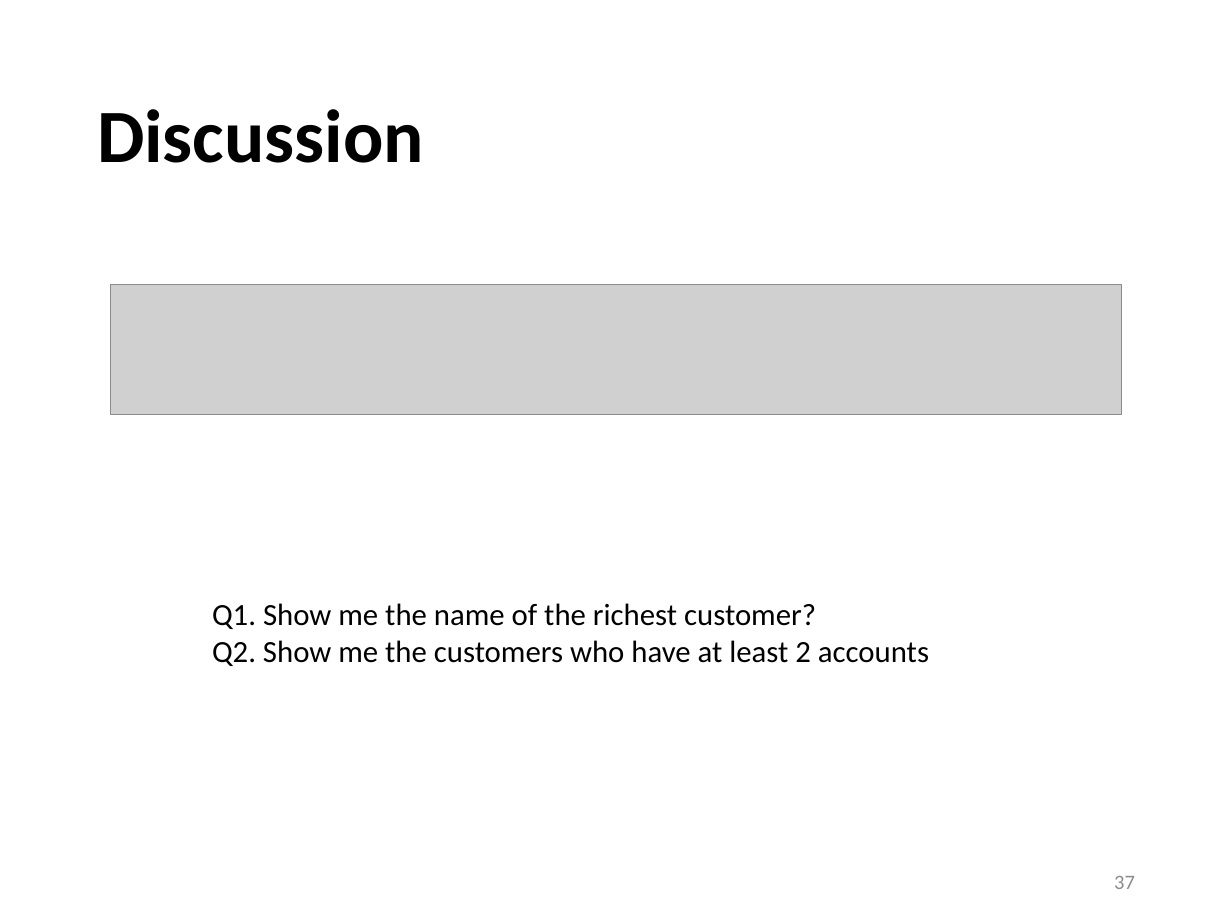
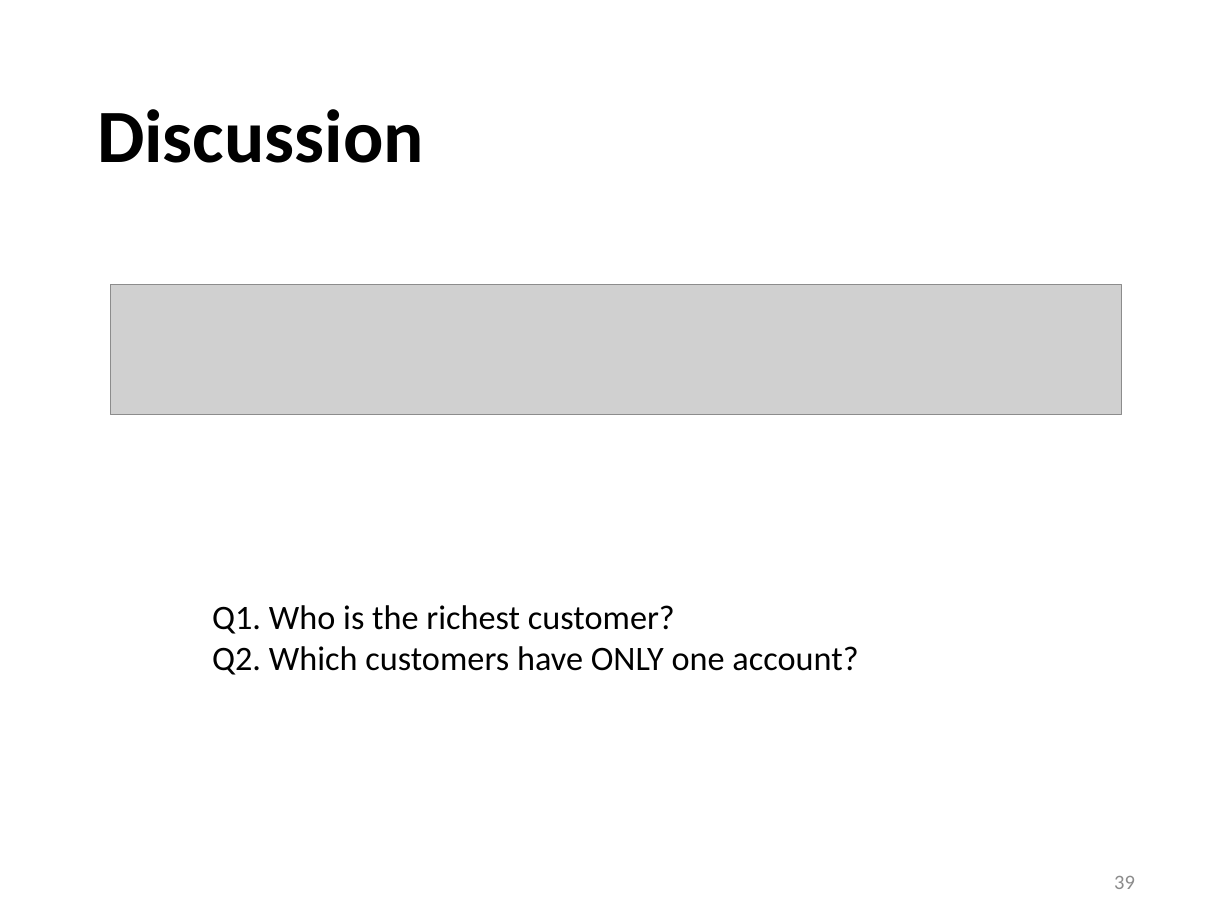
Before and after one commit to sfu-db/cmpt354, a slide deck: slide 39 of Lectures/lec4-sql-advanced.pptx (slide 37 before the commit). Drawn at 1232x924 pixels with LibreOffice and Linux fonts; fonts in the diff are those of the drawing; grey boxes stand for pictures. Boxes give left, top, right and bottom in pixels: in the first picture for what was removed or moved away, otherwise in the second. Text is boxed around its words. In the diff, an @@ line names an element or a change of style, - is before the commit and + after.

```diff
--- a/Lectures/lec4-sql-advanced.pptx
+++ b/Lectures/lec4-sql-advanced.pptx
@@ text at (212, 605, 858, 675): text changed; size 18 to 20 pt @@
-Q1. Show me the name of the richest customer?
-Q2. Show me the customers who have at least 2 accounts
+Q1. Who is the richest customer?
+Q2. Which customers have ONLY one account?
@@ page number at (1114, 876, 1135, 889): text changed @@
-37
+39
```
Also in this commit, not shown: 2 other slides changed, 21 slides added, 3 slides removed, 1 other file.
